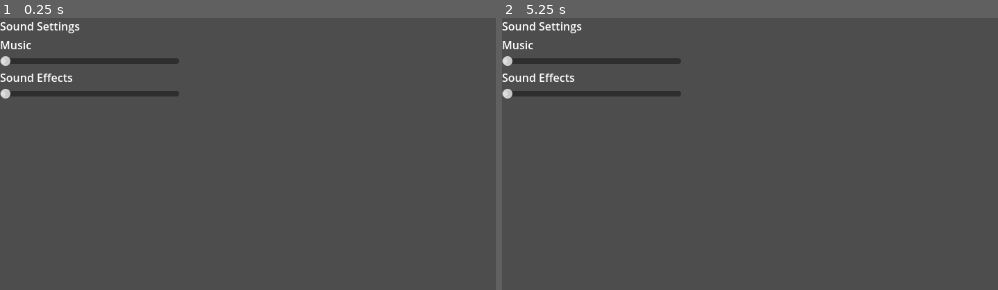
Above: before the commit, frames 1-2 (left to right).
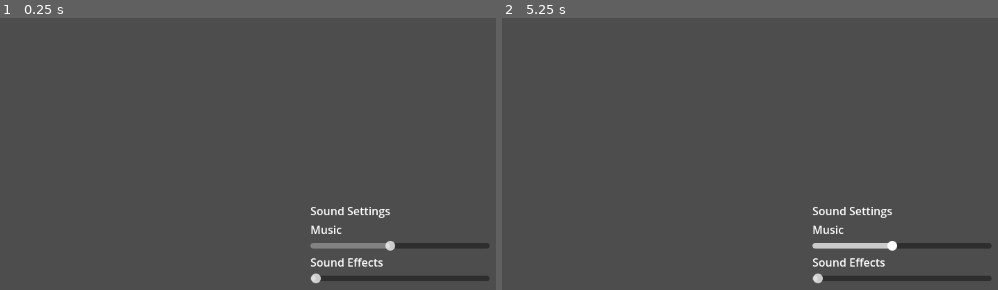
Above: after the commit, the same moments.

Repository: Chestrade/pixel-jam-2024
Game: Godot game, scene res://Scenes/UI/Options.tscn
The game is run twice, just before and just after one commit, with the same random seed, the same clock (stepped at 60 frames per second) and the same inputs. This scene is started directly instead of the project's main scene.
Inputs (mouse positions are in pixels of both pictures, inside the frame that each line leads up to):
- Up to frame 1 (0.25 s): no input
- Up to frame 2 (5.25 s): tap Enter at 0.5, 2, 3.5 s; move the mouse to (outside the picture) at 0.52 s; hold Right (swim_right) 0.53-1.28 s; hold Shift (dash) 0.53-1.28 s; tap Space (inflate) at 1.25, 1.35, 2.75 s; move the mouse to (740, 265) at 1.27 s; hold Down (swim_down) 1.28-2.03 s; move the mouse to (983, 143) at 2.02 s; hold Right (swim_right) 2.03-2.78 s; hold J 2.03-2.78 s; move the mouse to (outside the picture) at 2.77 s; hold W (swim_up) 2.78-3.53 s; tap Shift (dash) at 2.85 s; move the mouse to (outside the picture) at 3.52 s; hold Space (inflate) 3.53-4.28 s; hold Left (swim_left) 3.53-5.03 s; move the mouse to (660, 175) at 4.27 s; tap J at 4.35 s; move the mouse to (943, 243) at 5.02 s; hold Down (swim_down) from 5.03 s (still down); hold Shift (dash) from 5.03 s (still down)

The runs differ from the first frame. In frame 1, 4.2% of the frame differs, in the area x 0-99%, y 1-98%; in frame 2, 4.2%.

Commit message:
byebye option menu

Diff:
--- a/Scenes/UI/Options.tscn
+++ b/Scenes/UI/Options.tscn
@@ -9,9 +9,18 @@
 grow_vertical = 2
 
 [node name="VBoxContainer" type="VBoxContainer" parent="."]
-layout_mode = 0
-offset_right = 258.0
-offset_bottom = 95.0
+layout_mode = 1
+anchors_preset = 8
+anchor_left = 0.5
+anchor_top = 0.5
+anchor_right = 0.5
+anchor_bottom = 0.5
+offset_left = -129.0
+offset_top = -58.5
+offset_right = 129.0
+offset_bottom = 58.5
+grow_horizontal = 2
+grow_vertical = 2
 alignment = 1
 
 [node name="Audio" type="RichTextLabel" parent="VBoxContainer"]
@@ -28,6 +37,7 @@
 
 [node name="HSlider" type="HSlider" parent="VBoxContainer"]
 layout_mode = 2
+min_value = -80.0
 
 [node name="SFX" type="RichTextLabel" parent="VBoxContainer"]
 layout_mode = 2
--- a/Scenes/main_menu.tscn
+++ b/Scenes/main_menu.tscn
@@ -34,11 +34,6 @@
 theme = SubResource("Theme_de64o")
 text = "Play"
 
-[node name="Options" type="Button" parent="VBoxContainer"]
-visible = false
-layout_mode = 2
-text = "Options"
-
 [node name="Quit" type="Button" parent="VBoxContainer"]
 layout_mode = 2
 text = "Quit"
@@ -54,7 +49,5 @@
 
 [connection signal="mouse_entered" from="VBoxContainer/Play" to="." method="_on_play_mouse_entered"]
 [connection signal="pressed" from="VBoxContainer/Play" to="." method="_on_play_pressed"]
-[connection signal="mouse_entered" from="VBoxContainer/Options" to="." method="_on_options_mouse_entered"]
-[connection signal="pressed" from="VBoxContainer/Options" to="." method="_on_options_pressed"]
 [connection signal="mouse_entered" from="VBoxContainer/Quit" to="." method="_on_quit_mouse_entered"]
 [connection signal="pressed" from="VBoxContainer/Quit" to="." method="_on_quit_pressed"]
